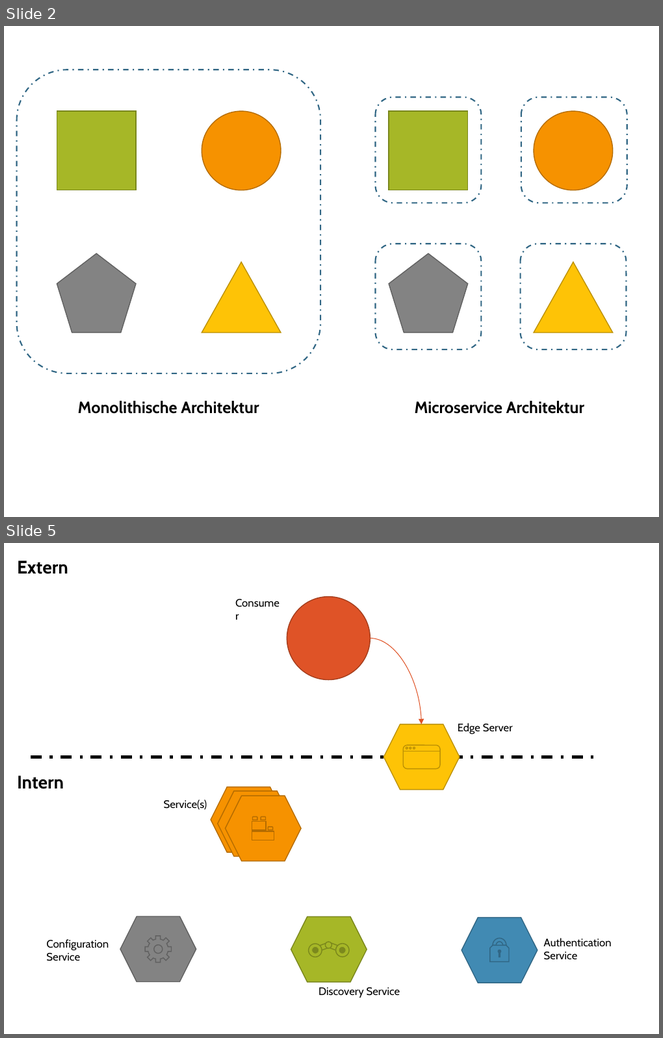
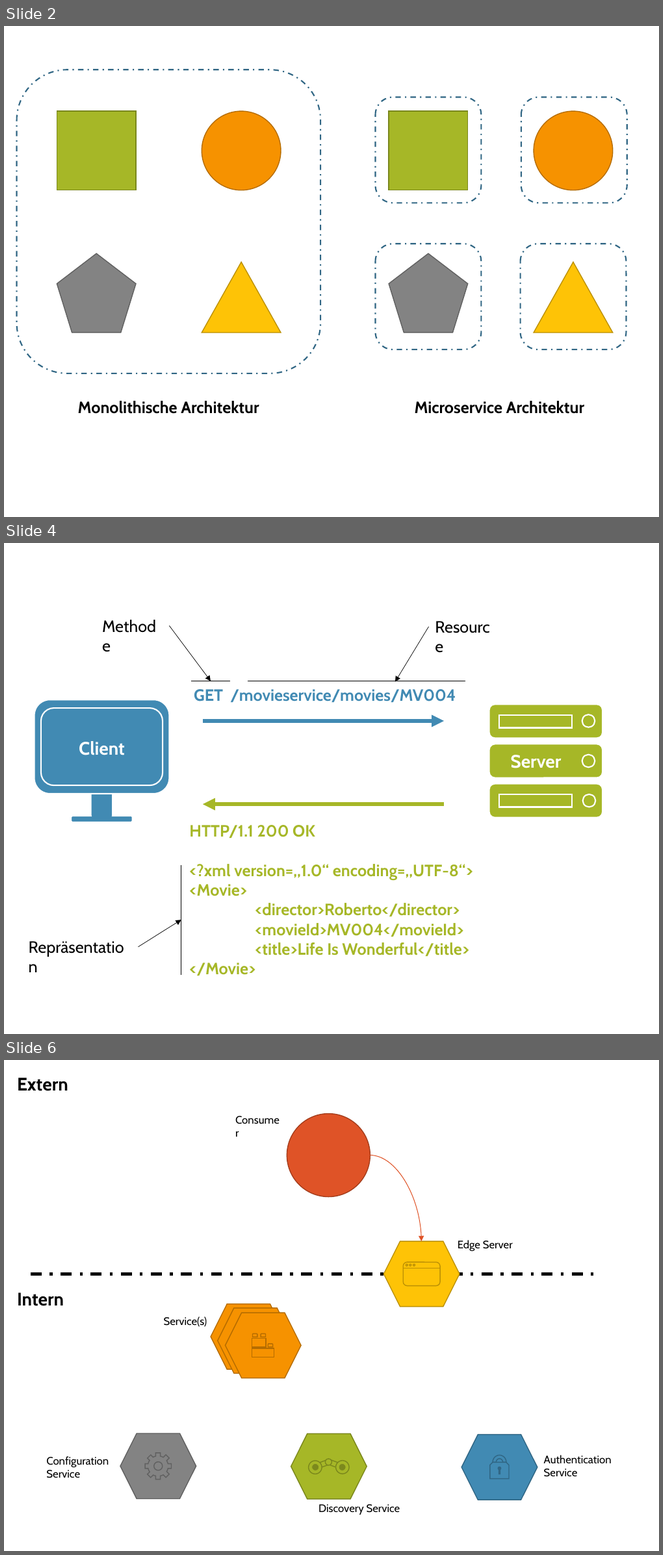
Before and after one commit to FabianWilms/hm-ba, a slide deck: images/ppt/graphics.pptx. Shown one above the other, each under a label of ours: slides 2 and 5 before the commit, slides 2, 4 and 6 after it; the slides between them are not shown. The pictures are 663x1038 and 663x1555 pixels, drawn with LibreOffice and Linux fonts; fonts in the diff are those of the drawing. Boxes give left, top, right and bottom in pixels: in the first picture for what was removed or moved away, otherwise in the second. Text is boxed around its words. In the diff, an @@ line names an element or a change of style, - is before the commit and + after.

```diff
--- a/images/ppt/graphics.pptx
+++ b/images/ppt/graphics.pptx
@@ slide 4 added at <box>4,543,659,1034</box>, background #FFFFFF @@
@@ text added at <box>96,613,169,639</box>, 18 pt, text #000000 @@
+Methode
@@ text added at <box>428,614,503,640</box>, 18 pt, text #000000 @@
+Resource
@@ arrow added from (169, 626) to (211, 681), #000000 0.5 pt @@
@@ arrow added from (428, 627) to (395, 682), #000000 0.5 pt @@
@@ line added from (191, 681) to (230, 681), #000000 0.5 pt @@
@@ text added at <box>194,689,456,702</box>, 18 pt, text #418AB3, bold @@
+GET /movieservice/movies/MV004
@@ line added from (248, 681) to (466, 681), #000000 0.5 pt @@
@@ rounded rectangle added at <box>34,700,169,794</box>, fill #418AB3, outline #FFFFFF 1.5 pt @@
@@ rounded rectangle added at <box>40,708,163,785</box>, fill #418AB3, outline #FFFFFF 1.5 pt @@
@@ arrow added from (202, 721) to (444, 721), #418AB3 4.5 pt @@
@@ text added at <box>79,741,125,756</box>, 20 pt, text #FFFFFF, bold @@
+Client
@@ text added at <box>511,755,562,769</box>, 20 pt, text #FFFFFF, bold @@
+Server
@@ freeform shape added at <box>71,790,133,823</box>, fill #418AB3, outline #FFFFFF 1.5 pt @@
@@ group added at <box>490,704,603,818</box>: 3 rounded rectangles, 3 ellipses, 2 rectangles @@
@@ arrow added from (444, 804) to (202, 804), #A6B727 4.5 pt @@
@@ text added at <box>189,825,473,976</box>, 18 pt, text #A6B727, bold @@
+HTTP/1.1 200 OK
+<?xml version=„1.0“ encoding=„UTF-8“>
+<Movie>
+<director>Roberto</director>
+<movieId>MV004</movieId>
+<title>Life Is Wonderful</title>
+</Movie>
@@ line added from (181, 865) to (181, 975), #000000 0.5 pt @@
@@ arrow added from (139, 947) to (181, 921), #000000 0.5 pt @@
@@ text added at <box>22,934,139,960</box>, 18 pt, text #000000 @@
+Repräsentation
@@ what was slide 5 is now slide 6 @@
```
Also in this commit, not shown: 2 other slides added, 6 other files.
